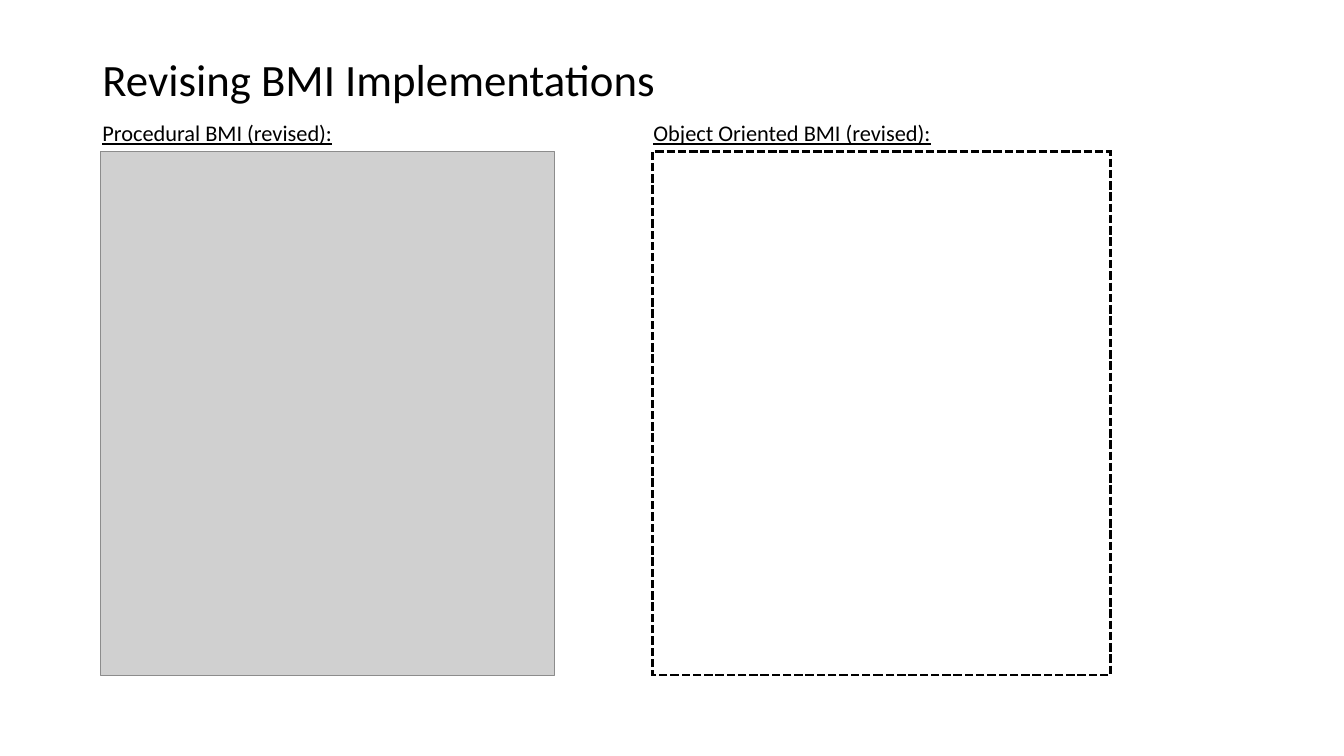
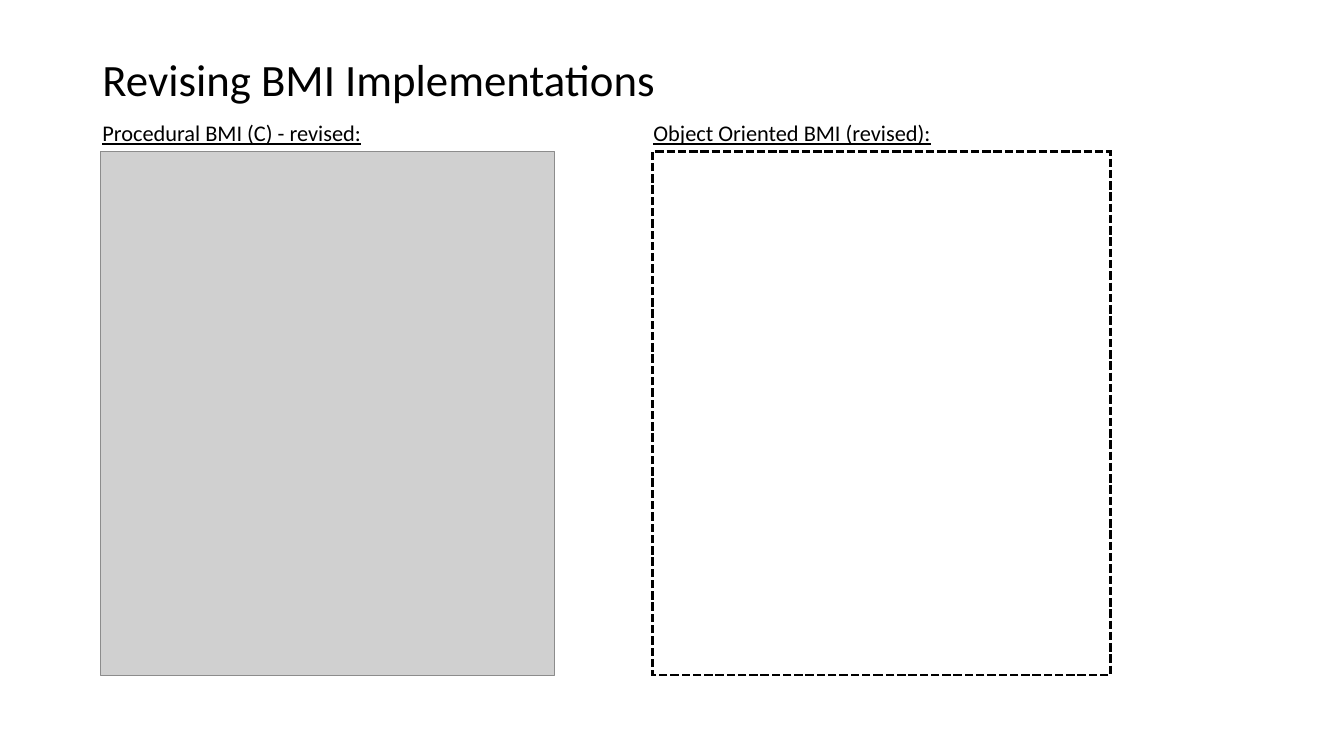
Before and after one commit to EricJPogue/www-epogue-info, a slide deck: slide 16 of CPSC-24500/Week01/2016SpringW01Slides.pptx (slide 11 before the commit). Drawn at 1344x756 pixels with LibreOffice and Linux fonts; fonts in the diff are those of the drawing; grey boxes stand for pictures. Boxes give left, top, right and bottom in pixels: in the first picture for what was removed or moved away, otherwise in the second. Text is boxed around its words. In the diff, an @@ line names an element or a change of style, - is before the commit and + after.

```diff
--- a/CPSC-24500/Week01/2016SpringW01Slides.pptx
+++ b/CPSC-24500/Week01/2016SpringW01Slides.pptx
@@ text at [102,125,361,145]: text changed @@
-Procedural BMI (revised):
+Procedural BMI (C) - revised:
```
Also in this commit, not shown: 16 other slides changed, 16 slides added, 2 slides removed, 5 other files.
